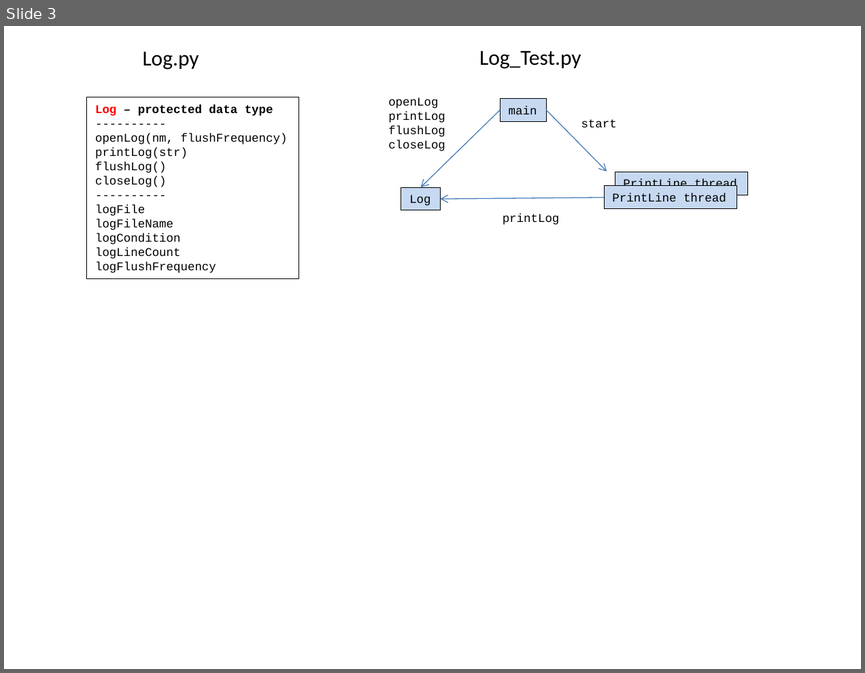
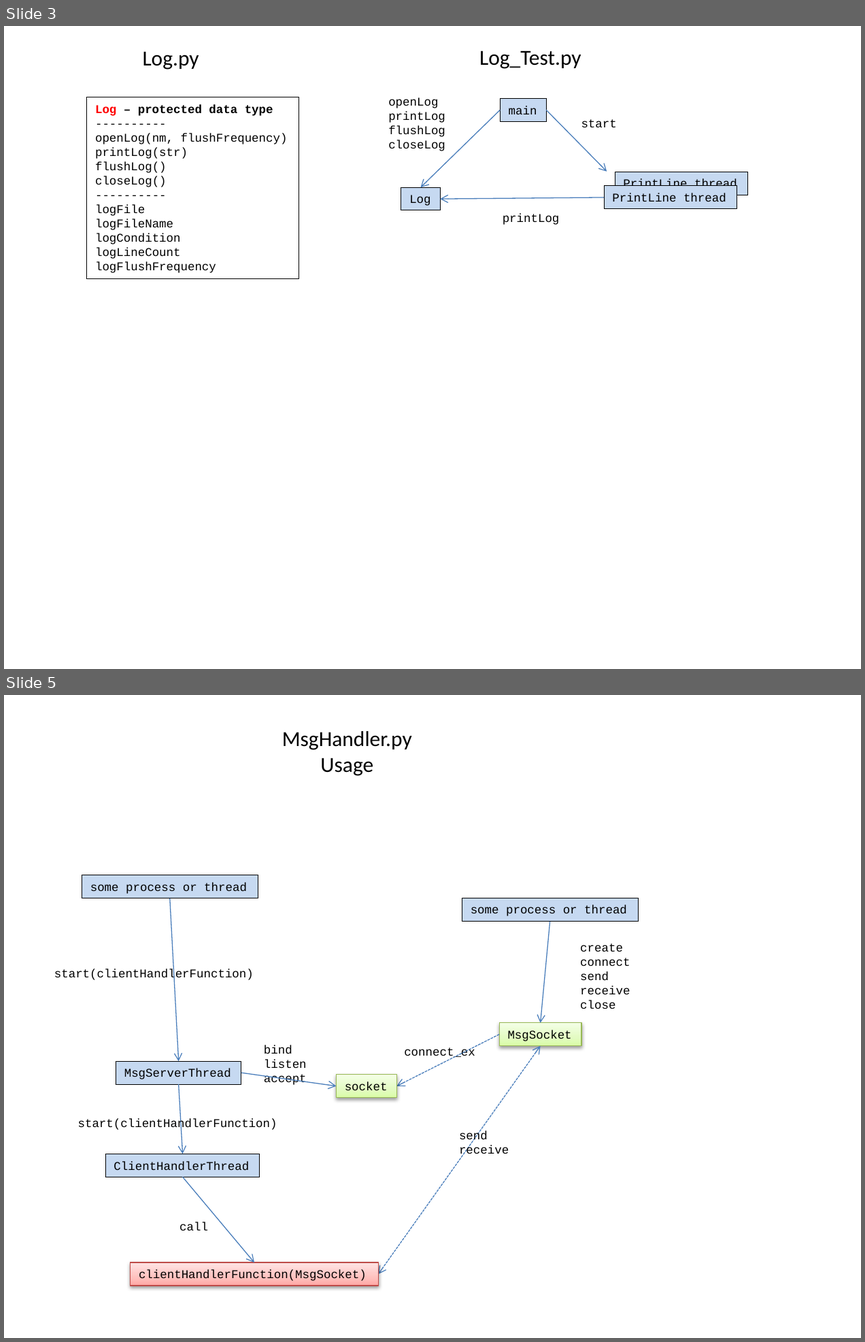
Before and after one commit to mlozborne/motin, a slide deck: Scripting/ScriptingDocumenation/DesignDiagrams.pptx. Shown one above the other, each under a label of ours: slide 3 before the commit, slides 3 and 5 after it; the slides between them are not shown. The pictures are 865x673 and 865x1342 pixels, drawn with LibreOffice and Linux fonts; fonts in the diff are those of the drawing. Boxes give left, top, right and bottom in pixels: in the first picture for what was removed or moved away, otherwise in the second. Text is boxed around its words. In the diff, an @@ line names an element or a change of style, - is before the commit and + after.

```diff
--- a/Scripting/ScriptingDocumenation/DesignDiagrams.pptx
+++ b/Scripting/ScriptingDocumenation/DesignDiagrams.pptx
@@ slide 5 added at box(4, 695, 861, 1338), background #FFFFFF @@
@@ text added at box(282, 731, 412, 776), 18 pt, text #000000 @@
+MsgHandler.py
+Usage
@@ rectangle added at box(82, 875, 258, 898), fill #C6D9F1, outline #000000 0.75 pt, 10 pt, text #000000 @@
+some process or thread
@@ arrow added from (169, 898) to (179, 1061), #4B7EBC 0.75 pt @@
@@ rectangle added at box(462, 898, 637, 921), fill #C6D9F1, outline #000000 0.75 pt, 10 pt, text #000000 @@
+some process or thread
@@ arrow added from (550, 921) to (541, 1022), #4B7EBC 0.75 pt @@
@@ text added at box(580, 943, 630, 1008), 10 pt, text #000000 @@
+create
+connect
+send
+receive
+close
@@ text added at box(54, 969, 254, 981), 10 pt, text #000000 @@
+start(clientHandlerFunction)
@@ arrow added from (499, 1034) to (396, 1086), #4B7EBC 0.75 pt dashed @@
@@ rectangle added at box(499, 1022, 581, 1045), fill gradient #DAFDA7 to #E4FCC2 to #F5FFE7, outline #98B955 0.75 pt, 10 pt, text #000000 @@
+MsgSocket
@@ rectangle added at box(116, 1061, 241, 1084), fill #C6D9F1, outline #000000 0.75 pt, 10 pt, text #000000 @@
+MsgServerThread
@@ text added at box(264, 1045, 307, 1085), 10 pt, text #000000 @@
+bind
+listen
+accept
@@ double arrow added from (541, 1045) to (379, 1273), #4B7EBC 0.75 pt dashed @@
@@ text added at box(404, 1047, 475, 1059), 10 pt, text #000000 @@
+connect_ex
@@ arrow added from (241, 1073) to (337, 1086), #4B7EBC 0.75 pt @@
@@ rectangle added at box(337, 1074, 397, 1098), fill gradient #DAFDA7 to #E4FCC2 to #F5FFE7, outline #98B955 0.75 pt, 10 pt, text #000000 @@
+socket
@@ arrow added from (179, 1084) to (182, 1153), #4B7EBC 0.75 pt @@
@@ text added at box(78, 1119, 277, 1131), 10 pt, text #000000 @@
+start(clientHandlerFunction)
@@ text added at box(459, 1131, 509, 1157), 10 pt, text #000000 @@
+send
+receive
@@ rectangle added at box(105, 1153, 259, 1176), fill #C6D9F1, outline #000000 0.75 pt, 10 pt, text #000000 @@
+ClientHandlerThread
@@ arrow added from (182, 1176) to (254, 1262), #4B7EBC 0.75 pt @@
@@ text added at box(179, 1222, 208, 1230), 10 pt, text #000000 @@
+call
@@ rectangle added at box(130, 1262, 377, 1285), fill gradient #FFA6A5 to #FFC0BF to #FFE7E7, outline #BF4C48 0.75 pt, 10 pt, text #000000 @@
+clientHandlerFunction(MsgSocket)
```
Also in this commit, not shown: 2 slides changed, 4 other files.
